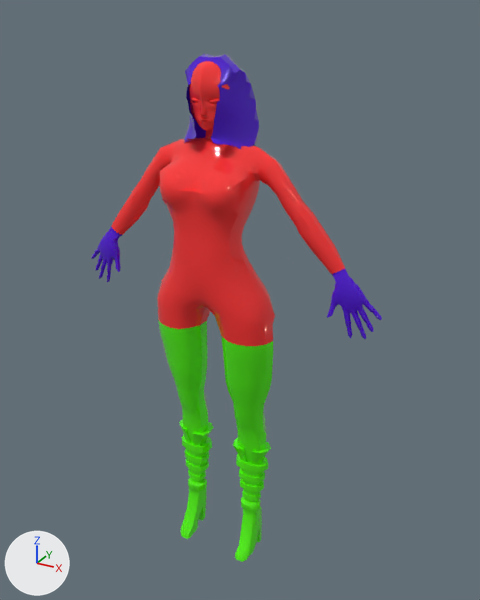
The FBX model TheFallOfBlackDeath/Assets/Scenes/Personajes/DemonHunter/WomanHunter.fbx, before and after one commit.
Both versions are drawn from a 50 mm camera at (2.49, -4.22, 4.53) aimed at (0.1, 0.14, 2.35). Arrows for +X, +Y and +Z are at lower left; the lights stay in place.

In view in the first picture: 'body001'.
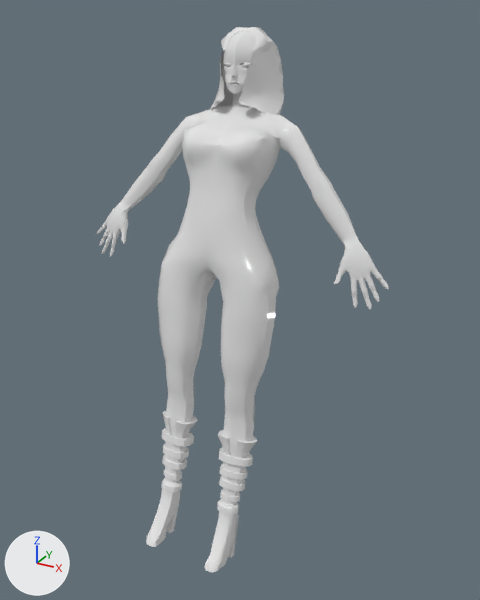
Boxes (x1, y1, x2, y2) around the edits, measured in the pictures (480 x 600 px):
'body001', recoloured, moved, turned: before (91, 54, 382, 562); after (97, 27, 389, 573)

The edits, one by one:
Material 'Material #38' (mat_material__38) changes colour from red #ff3535 to white #e7e7e7; in linear values from (0.996, 0.0353, 0.0353) to (0.8, 0.8, 0.8).
Material 'Material #39' (mat_material__39) changes colour from green #53f30d to white #e7e7e7; in linear values from (0.0863, 0.898, 0.00392) to (0.8, 0.8, 0.8).
Material 'Material #40' (mat_material__40) changes colour from purple #4f0dd2 to white #e7e7e7; in linear values from (0.0784, 0.00392, 0.643) to (0.8, 0.8, 0.8).
Object 'body001' (ob_body001) moves from (0.0, 0.0, 2.104) to (0.0, 0.0, 2.315).
Object 'body001' (ob_body001) turns from (0, 0, 0) to (-14, 0, 0) degrees about x, y and z.
